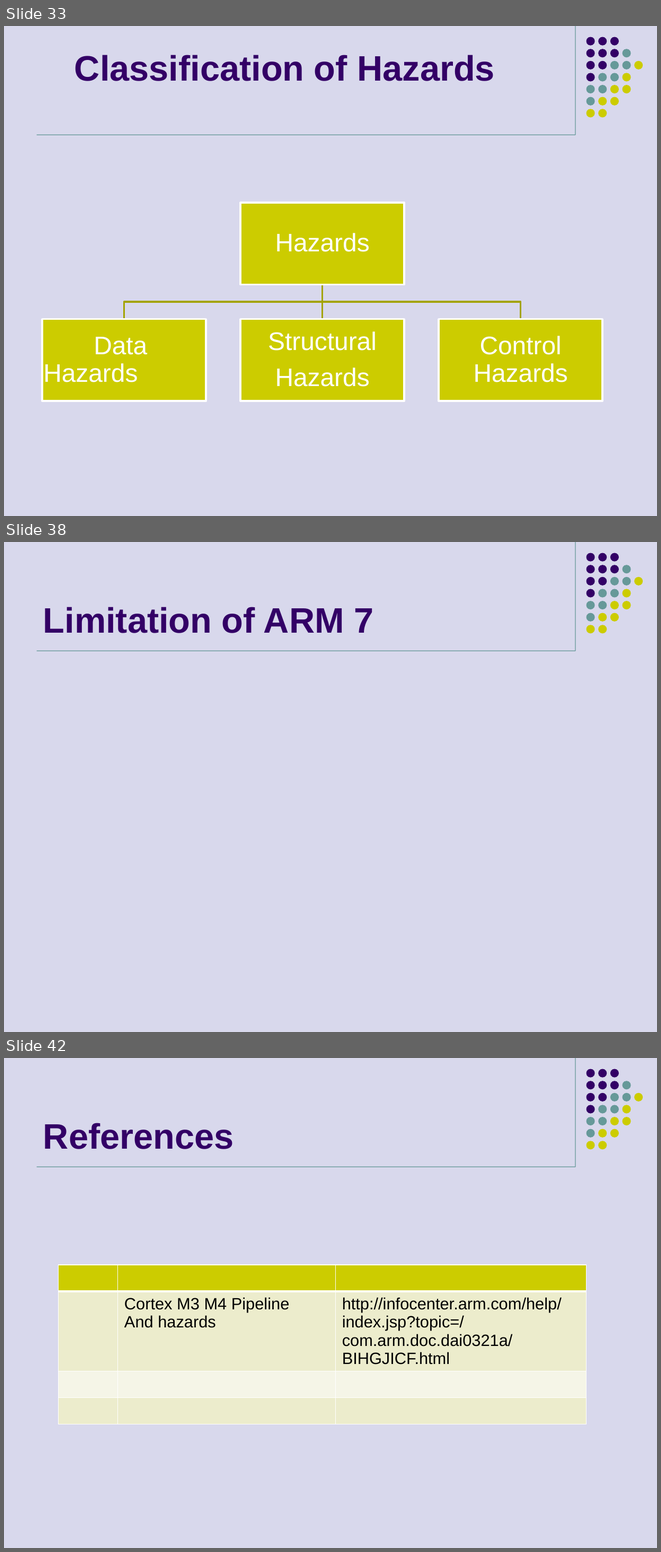
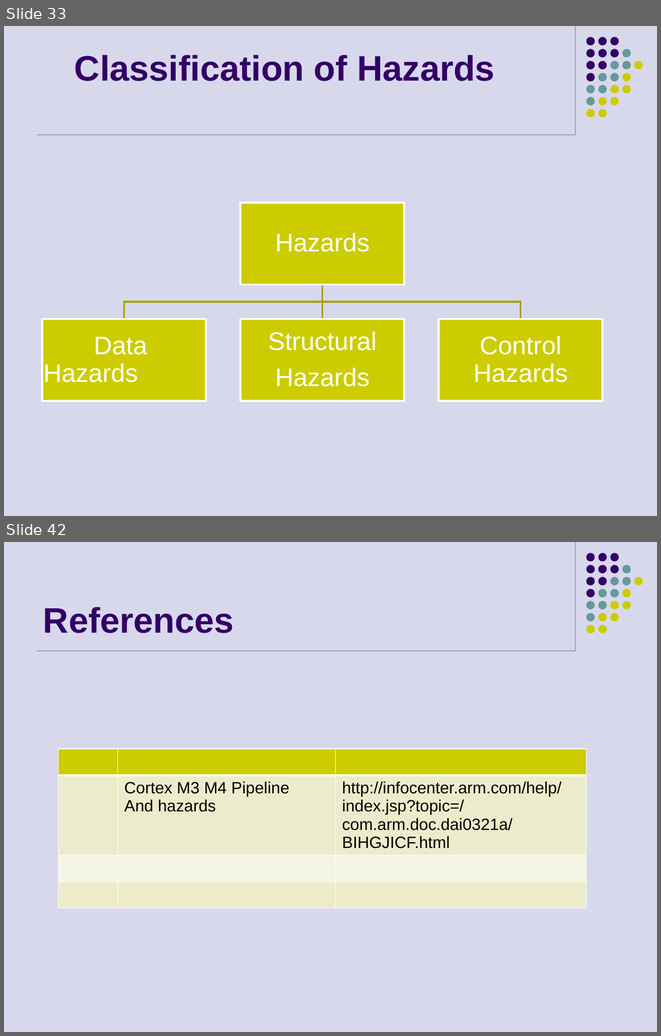
Before and after one commit to girishsukukumar/ARM-Architecture, a slide deck: Module-3.pptx. Shown one above the other, each under a label of ours: slides 33, 38 and 42 before the commit, slides 33 and 42 after it; the slides between them are not shown. The pictures are 661x1552 and 661x1036 pixels, drawn with LibreOffice and Linux fonts; fonts in the diff are those of the drawing. Boxes give left, top, right and bottom in pixels: in the first picture for what was removed or moved away, otherwise in the second. Text is boxed around its words. In the diff, an @@ line names an element or a change of style, - is before the commit and + after.

```diff
--- a/Module-3.pptx
+++ b/Module-3.pptx
@@ slide 38 removed at (x1=4, y1=542, x2=657, y2=1032), background #D8D8EC; not listed: 33 template elements that a slide beside it also shows @@
@@ title removed at (x1=43, y1=607, x2=373, y2=633) @@
-Limitation of ARM 7
```
Also in this commit, not shown: 2 slides changed, 6 slides added, 5 other slides removed.
